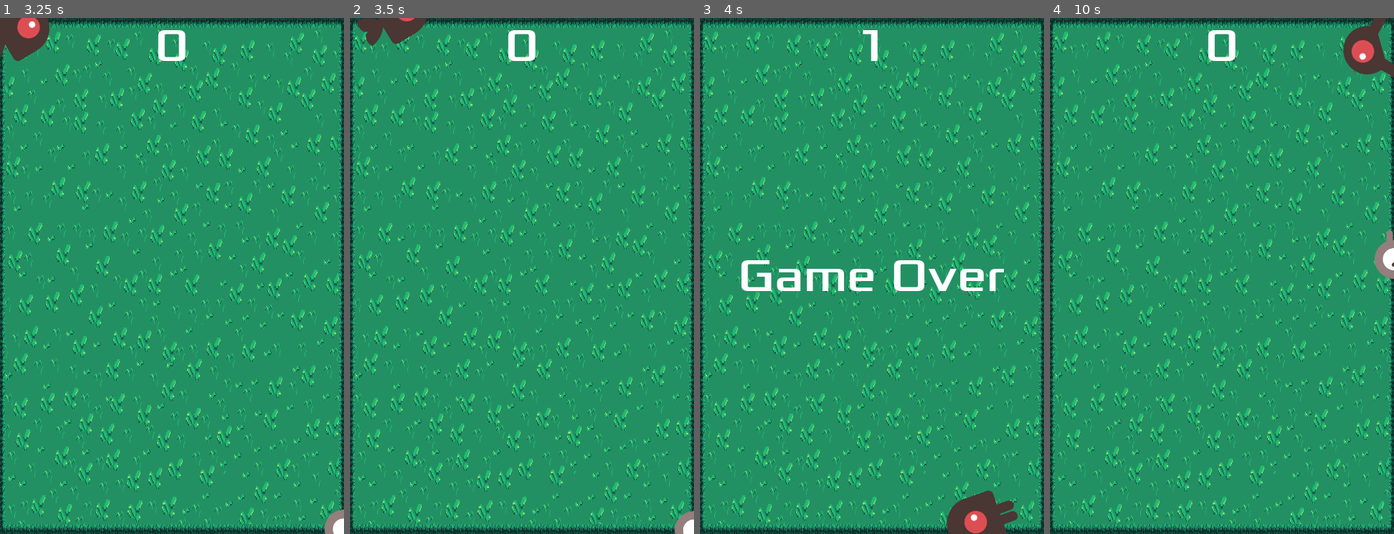
Above: before the commit, frames 1-4 (left to right).
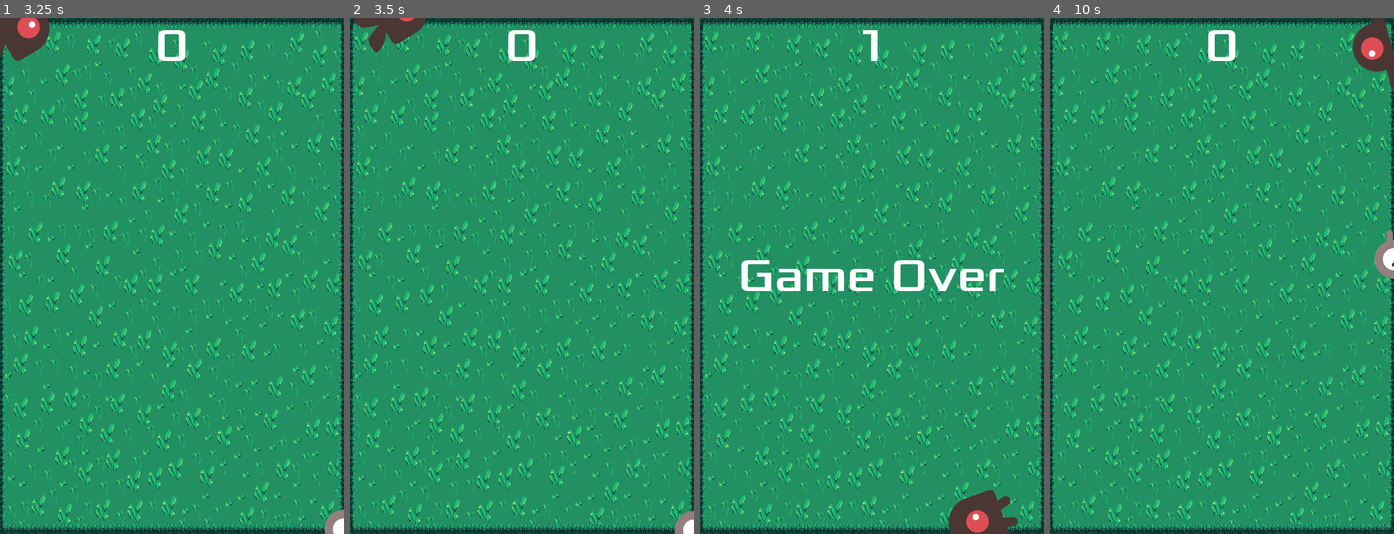
Above: after the commit, the same moments.

Repository: Clean-Pick/first-game
Game: Godot game, scene res://scenes/main.tscn
Two runs of this game, one before a commit and one after it. Both use one fixed random seed, a clock stepped at 60 frames per second and the inputs below.
Inputs:
- Up to frame 1 (3.25 s): click "Start" at 0.5 s; tap Enter at 1.25 s; hold Right (move_right) 1.28-2.03 s; hold Down (move_down) 2.03-2.78 s; hold Right (move_right) from 2.78 s (still down)
- Up to frame 2 (3.5 s): keep holding Right (move_right)
- Up to frame 3 (4 s): release Right (move_right) at 3.53 s; hold Up (move_up) from 3.53 s (still down)
- Up to frame 4 (10 s): release Up (move_up) at 4.28 s; hold Left (move_left) 4.28-5.78 s; tap Space at 5, 8 s; hold Down (move_down) 5.78-6.53 s; tap Enter at 6.5 s; hold Right (move_right) 6.53-7.25 s; click "Start" at 7.25 s; hold Up (move_up) 8.03-8.78 s; hold Right (move_right) 8.78-9.53 s; hold Down (move_down) from 9.53 s (still down)

Frame 1 is identical in both runs. In frame 2, 0.2% of the frame differs, in the area x 1-11%, y 0-7%; in frame 3, 0.3%; in frame 4, 0.8%, in the area x 85-100%, y 0-15%.

Commit message:
Enemies animations fixed

Diff:
--- a/scenes/mob.gd
+++ b/scenes/mob.gd
@@ -3,6 +3,7 @@
 func _ready():
 	var mob_types = Array($AnimatedSprite2D.sprite_frames.get_animation_names())
 	$AnimatedSprite2D.animation = mob_types.pick_random()
+	$AnimatedSprite2D.play()
 
 
 func _on_visible_on_screen_notifier_2d_screen_exited() -> void:
--- a/scenes/mob.tscn
+++ b/scenes/mob.tscn
@@ -57,8 +57,8 @@
 [node name="AnimatedSprite2D" type="AnimatedSprite2D" parent="."]
 scale = Vector2(0.75, 0.75)
 sprite_frames = SubResource("SpriteFrames_m0elm")
-animation = &"walk"
-frame_progress = 0.0636686
+animation = &"fly"
+frame_progress = 0.989813
 
 [node name="CollisionShape2D" type="CollisionShape2D" parent="."]
 rotation = -1.5708
Not shown, changed: export_presets.cfg
Not shown, changed: builds/first game.exe
